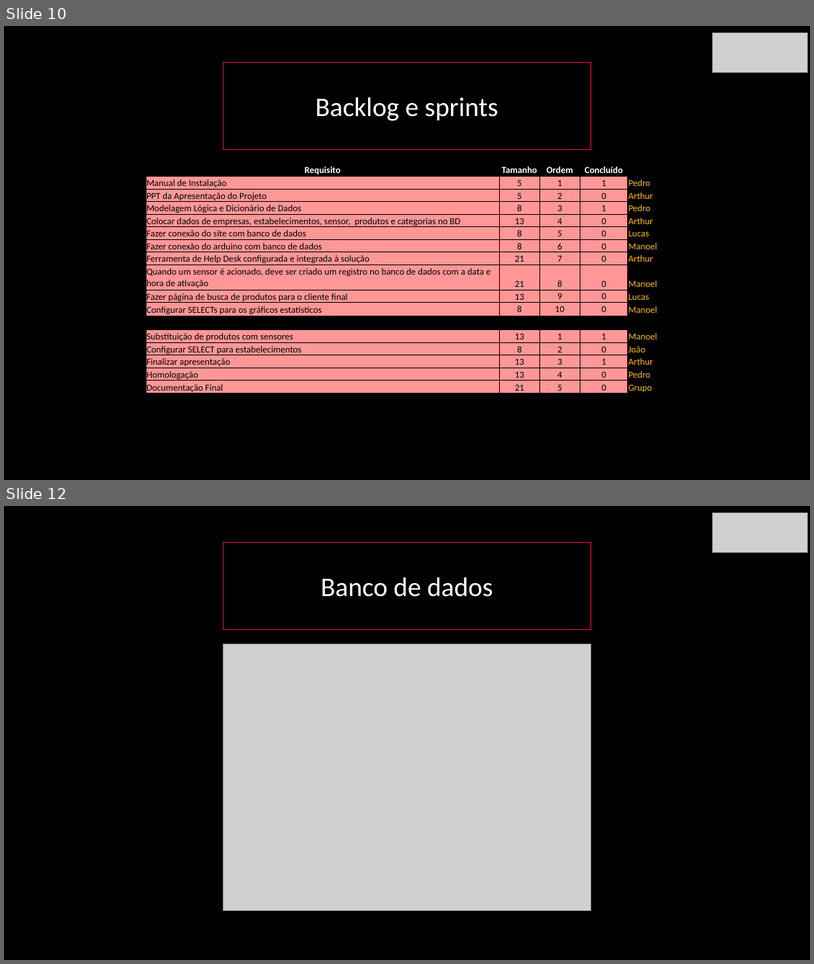
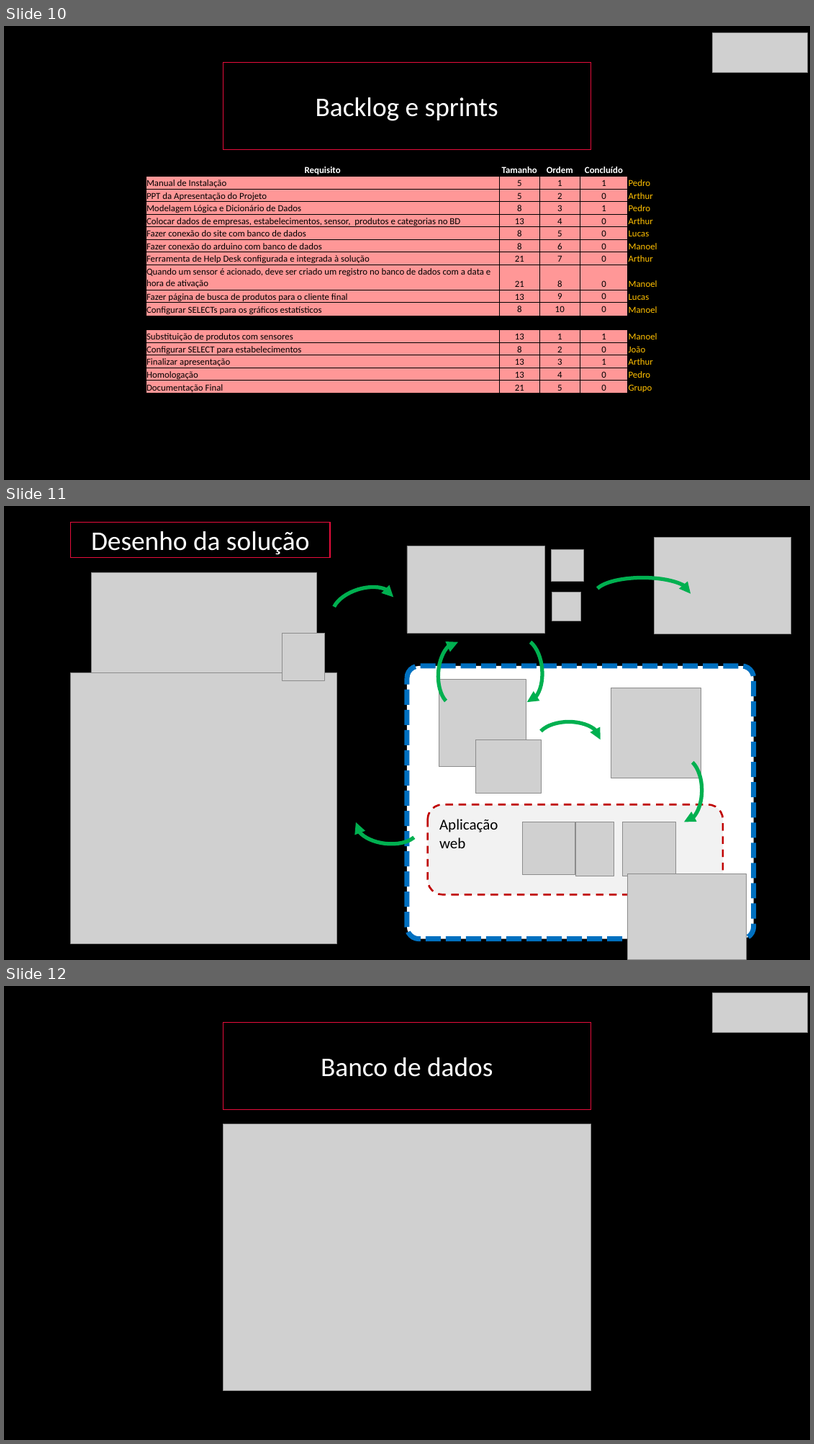
Before and after one commit to BandTec/blind-market, a slide deck: Apresentação-blindmarket.pptx. Shown one above the other, each under a label of ours: slides 10 and 12 before the commit, slides 10, 11 and 12 after it; the slides between them are not shown. The pictures are 814x964 and 814x1444 pixels, drawn with LibreOffice and Linux fonts; fonts in the diff are those of the drawing; grey boxes stand for pictures. Boxes give left, top, right and bottom in pixels: in the first picture for what was removed or moved away, otherwise in the second. Text is boxed around its words. In the diff, an @@ line names an element or a change of style, - is before the commit and + after.

Commit message:
Desenho de solução no slide

```diff
--- a/Apresentação-blindmarket.pptx
+++ b/Apresentação-blindmarket.pptx
@@ slide 11 added at (4,506,810,960), background #000000 @@
@@ rectangle added at (71,523,331,558), outline #E50D3B 1 pt, 32 pt, text #FFFFFF @@
+Desenho da solução
@@ picture added at (407,546,545,633) @@
@@ picture added at (655,537,792,633) @@
@@ picture added at (552,549,584,582) @@
@@ picture added at (91,572,316,682) @@
@@ arc (boxed as its full ellipse) added at (328,580,399,633), outline #00B050 4.5 pt @@
@@ picture added at (552,592,581,621) @@
@@ arc (boxed as its full ellipse) added at (595,577,691,610), outline #00B050 4.5 pt @@
@@ picture added at (282,633,324,681) @@
@@ arc (boxed as its full ellipse) added at (437,641,476,706), outline #00B050 4.5 pt @@
@@ arc (boxed as its full ellipse) added at (504,637,545,703), outline #00B050 4.5 pt @@
@@ picture added at (71,672,337,943) @@
@@ rounded rectangle added at (407,666,754,939), fill #FFFFFF, outline #0070C0 6 pt dashed @@
@@ picture added at (439,680,526,767) @@
@@ picture added at (612,688,702,778) @@
@@ picture added at (476,739,542,793) @@
@@ arc (boxed as its full ellipse) added at (538,722,601,758), outline #00B050 4.5 pt @@
@@ arc (boxed as its full ellipse) added at (667,758,702,822), outline #00B050 4.5 pt @@
@@ arc (boxed as its full ellipse) added at (355,805,422,847), outline #00B050 4.5 pt @@
@@ rounded rectangle added at (428,804,723,894), fill #F2F2F2, outline #C00000 2.25 pt dashed @@
@@ text added at (440,818,498,848), 18 pt, text #000000 @@
+Aplicação
+web
@@ picture added at (522,822,575,875) @@
@@ picture added at (576,822,615,875) @@
@@ picture added at (623,822,676,875) @@
@@ picture added at (628,874,747,959) @@
```
Also in this commit, not shown: 1 slide removed.
